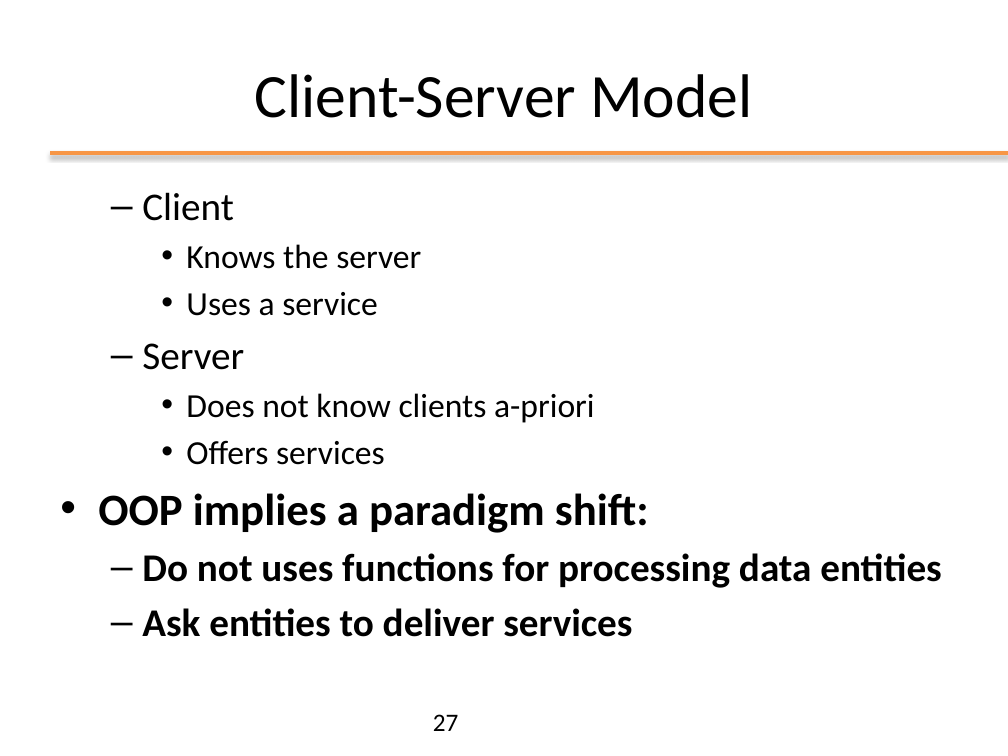
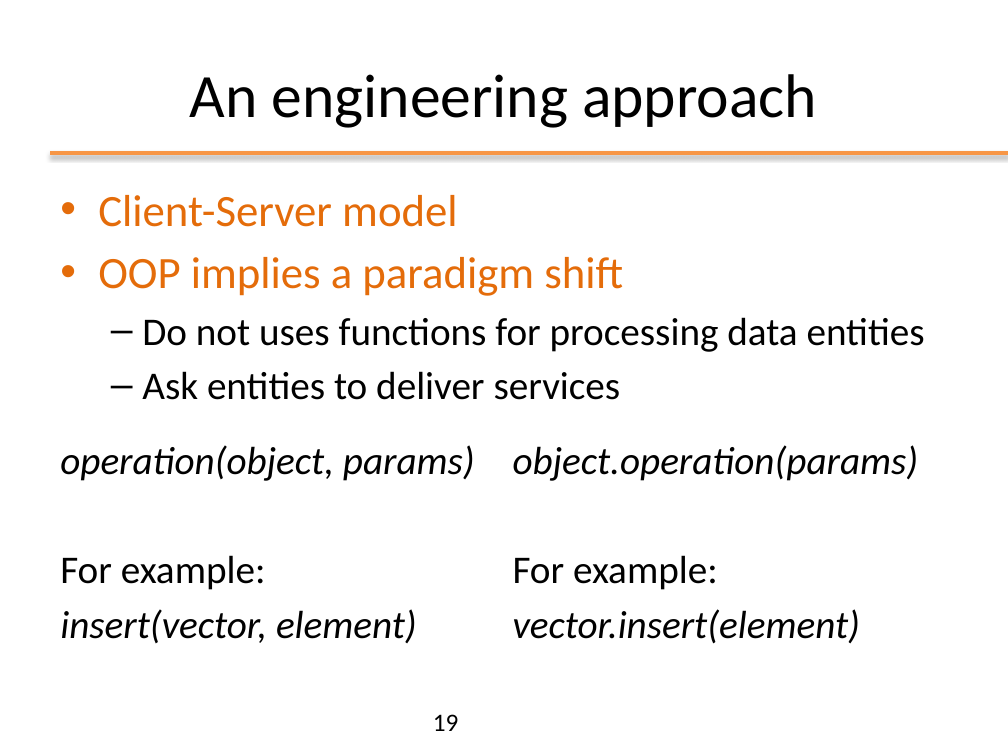
Before and after one commit to matt498/ooprogramming, a slide deck: slide 19 of slides/ppt/01_FromCtoJava.pptx (slide 27 before the commit). Drawn at 1008x756 pixels with LibreOffice and Linux fonts; fonts in the diff are those of the drawing; background and template pictures are left out. Boxes give left, top, right and bottom in pixels: in the first picture for what was removed or moved away, otherwise in the second. Text is boxed around its words. In the diff, an @@ line names an element or a change of style, - is before the commit and + after.

```diff
--- a/slides/ppt/01_FromCtoJava.pptx
+++ b/slides/ppt/01_FromCtoJava.pptx
@@ title at (190,74,817,128): text changed @@
-Client-Server Model
+An engineering approach
@@ text at (98,195,623,296): text changed; size 24 to 32 pt; text colour #000000 to #E46C0A @@
-  – Client
-    • Knows the server
-    • Uses a service
-  – Server
-    • Does not know clients a-priori
-    • Offers services
-• OOP implies a paradigm shift:
+• Client-Server model
+• OOP implies a paradigm shift
@@ text at (142,317,925,400): bold off in "Do not uses functions for processing data ...", "Ask entities to deliver services" @@
@@ text added at (60,445,475,643), 28 pt, text #000000, italic @@
+operation(object, params)
+For example:
+insert(vector, element)
@@ text added at (513,445,919,644), 28 pt, text #000000, italic @@
+object.operation(params)
+For example:
+vector.insert(element)
@@ page number at (433,714,459,731): text changed @@
-27
+19
```
Also in this commit, not shown: 20 other slides changed, 6 slides added, 14 slides removed, 6 other files.
